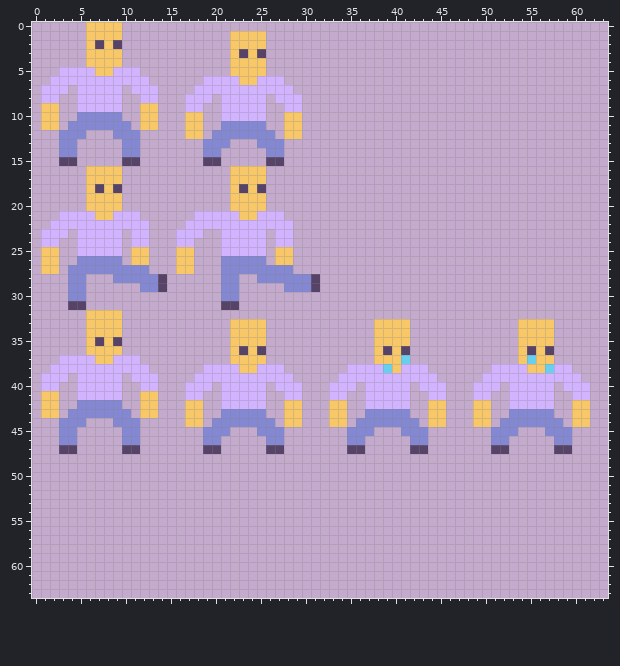
Pixel-art sprite: Assets/Sprites/player.png. The first picture shows the starting point.
The file is 64x64 pixels.
After the commit:
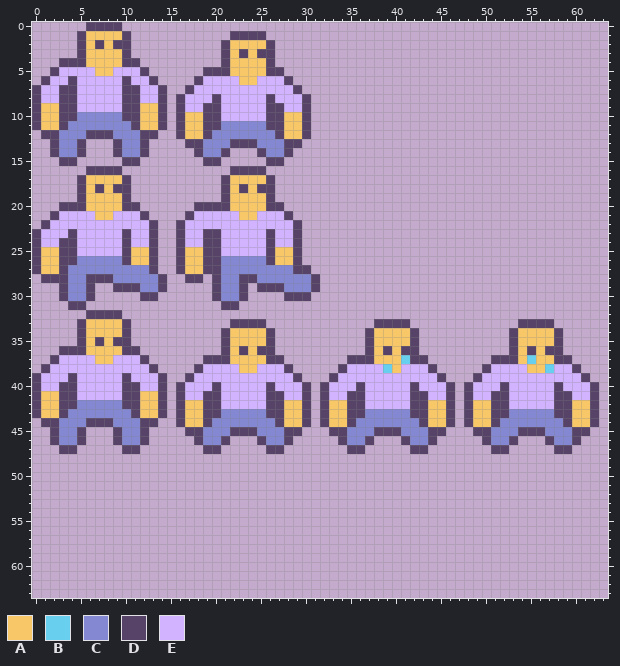
Palette (. is transparent): A #f8c868  B #69cfef  C #8488d3  D #574368  E #d1b3ff
The edit:
@@ x 0..63 @@
- 0 ......AAAA......................................................
- 1 ......AAAA............AAAA......................................
- 2 ......ADAD............AAAA......................................
- 3 ......AAAA............ADAD......................................
- 4 ......AAAA............AAAA......................................
- 5 ...EEEEAAEEE..........AAAA......................................
- 6 ..EEEEEEEEEEE......EEEEAAEEE....................................
- 7 .EEE.EEEEE.EEE....EEEEEEEEEEE...................................
- 8 .EE..EEEEE..EE...EEE.EEEEE.EEE..................................
- 9 .AA..EEEEE..AA...EE..EEEEE..EE..................................
-10 .AA..CCCCC..AA...AA..EEEEE..AA..................................
-11 .AA.CCCCCCC.AA...AA..CCCCC..AA..................................
-12 ...CCC...CCC.....AA.CCCCCCC.AA..................................
-13 ...CC.....CC.......CCC...CCC....................................
-14 ...CC.....CC.......CC.....CC....................................
+ 0 ......DDDD......................................................
+ 1 .....DAAAAD...........DDDD......................................
+ 2 .....DADADD..........DAAAAD.....................................
+ 3 .....DAAAAD..........DADADD.....................................
+ 4 ...DDDAAAADD.........DAAAAD.....................................
+ 5 ..DEEEEAAEEED......DDDAAAADD....................................
+ 6 .DEEDEEEEEDEED....DEEEEAAEEED...................................
+ 7 DEEDDEEEEEDDEED..DEEEEEEEEEEED..................................
+ 8 DEEDDEEEEEDDEED.DEEEDEEEEEDEEED.................................
+ 9 DAADDEEEEEDDAAD.DEEDDEEEEEDDEED.................................
+10 DAADDCCCCCDDAAD.DAADDEEEEEDDAAD.................................
+11 DAADCCCCCCCDAAD.DAADDCCCCCDDAAD.................................
+12 .DDCCCDDDCCCDD..DAADCCCCCCCDAAD.................................
+13 ..DCCD...DCCD....DDCCCDDDCCCDD..................................
+14 ..DCCD...DCCD.....DCCD...DCCD...................................
 15 ...DD.....DD.......DD.....DD....................................
-16 ......AAAA............AAAA......................................
-17 ......AAAA............AAAA......................................
-18 ......ADAD............ADAD......................................
-19 ......AAAA............AAAA......................................
-20 ......AAAA............AAAA......................................
-21 ...EEEEAAEEE......EEEEEAAEEE....................................
-22 ..EEEEEEEEEEE....EEEEEEEEEEEE...................................
-23 .EEE.EEEEE.EE...EEE..EEEEE.EE...................................
-24 .EE..EEEEE.EE...EE...EEEEE.EE...................................
-25 .AA..EEEEE.AA...AA...EEEEE.AA...................................
-26 .AA..CCCCC.AA...AA...CCCCC.AA...................................
-27 .AA.CCCCCCCCC...AA...CCCCCCCC...................................
-28 ....CC...CCCCCD......CC..CCCCCCD................................
-29 ....CC......CCD......CC.....CCCD................................
-30 ....CC...............CC.........................................
+16 ......DDDD............DDDD......................................
+17 .....DAAAAD..........DAAAAD.....................................
+18 .....DADADD..........DADADD.....................................
+19 .....DAAAAD..........DAAAAD.....................................
+20 ...DDDAAAADD......DDDDAAAADD....................................
+21 ..DEEEEAAEEED....DEEEEEAAEEED...................................
+22 .DEEEEEEEEEEED..DEEEEEEEEEEEED..................................
+23 DEEEDEEEEEDEED..DEEDDEEEEEDEED..................................
+24 DEEDDEEEEEDEED..DEEDDEEEEEDEED..................................
+25 DAADDEEEEEDAAD..DAADDEEEEEDAAD..................................
+26 DAADDCCCCCDAAD..DAADDCCCCCDAAD..................................
+27 DAADCCCCCCCCCD..DAADDCCCCCCCCDD.................................
+28 .DDDCCDDDCCCCCD..DD.DCCDDCCCCCCD................................
+29 ...DCCD..DDDCCD.....DCCD.DDDCCCD................................
+30 ...DCCD.....DD......DCCD....DDD.................................
 31 ....DD...............DD.........................................
-32 ......AAAA......................................................
-33 ......AAAA............AAAA............AAAA............AAAA......
-34 ......AAAA............AAAA............AAAA............AAAA......
-35 ......ADAD............AAAA............AAAA............AAAA......
-36 ......AAAA............ADAD............ADAD............ADAD......
-37 ...EEEEAAEEE..........AAAA............AAAB............ABAA......
-38 ..EEEEEEEEEEE......EEEEAAEEE.......EEEEBAEEE.......EEEEAABEE....
-39 .EEE.EEEEE.EEE....EEEEEEEEEEE.....EEEEEEEEEEE.....EEEEEEEEEEE...
-40 .EE..EEEEE..EE...EEE.EEEEE.EEE...EEE.EEEEE.EEE...EEE.EEEEE.EEE..
-41 .AA..EEEEE..AA...EE..EEEEE..EE...EE..EEEEE..EE...EE..EEEEE..EE..
-42 .AA..CCCCC..AA...AA..EEEEE..AA...AA..EEEEE..AA...AA..EEEEE..AA..
-43 .AA.CCCCCCC.AA...AA..CCCCC..AA...AA..CCCCC..AA...AA..CCCCC..AA..
-44 ...CCC...CCC.....AA.CCCCCCC.AA...AA.CCCCCCC.AA...AA.CCCCCCC.AA..
-45 ...CC.....CC.......CCC...CCC.......CCC...CCC.......CCC...CCC....
-46 ...CC.....CC.......CC.....CC.......CC.....CC.......CC.....CC....
+32 ......DDDD......................................................
+33 .....DAAAAD...........DDDD............DDDD............DDDD......
+34 .....DAAAAD..........DAAAAD..........DAAAAD..........DAAAAD.....
+35 .....DADADD..........DAAAAD..........DAAAAD..........DAAAAD.....
+36 ...DDDAAAADD.........DADADD..........DADADD..........DADADD.....
+37 ..DEEEEAAEEED......DDDAAAADD.......DDDAAABDD.......DDDABAADD....
+38 .DEEEEEEEEEEED....DEEEEAAEEED.....DEEEEBAEEED.....DEEEEAABEED...
+39 DEEEDEEEEEDEEED..DEEEEEEEEEEED...DEEEEEEEEEEED...DEEEEEEEEEEED..
+40 DEEDDEEEEEDDEED.DEEEDEEEEEDEEED.DEEEDEEEEEDEEED.DEEEDEEEEEDEEED.
+41 DAADDEEEEEDDAAD.DEEDDEEEEEDDEED.DEEDDEEEEEDDEED.DEEDDEEEEEDDEED.
+42 DAADDCCCCCDDAAD.DAADDEEEEEDDAAD.DAADDEEEEEDDAAD.DAADDEEEEEDDAAD.
+43 DAADCCCCCCCDAAD.DAADDCCCCCDDAAD.DAADDCCCCCDDAAD.DAADDCCCCCDDAAD.
+44 .DDCCCDDDCCCDD..DAADCCCCCCCDAAD.DAADCCCCCCCDAAD.DAADCCCCCCCDAAD.
+45 ..DCCD...DCCD....DDCCCDDDCCCDD...DDCCCDDDCCCDD...DDCCCDDDCCCDD..
+46 ..DCCD...DCCD.....DCCD...DCCD.....DCCD...DCCD.....DCCD...DCCD...
 47 ...DD.....DD.......DD.....DD.......DD.....DD.......DD.....DD....
Pixel boxes of the changes (left, top, right, bottom) in both pictures:
changed: (32, 22, 599, 445)
